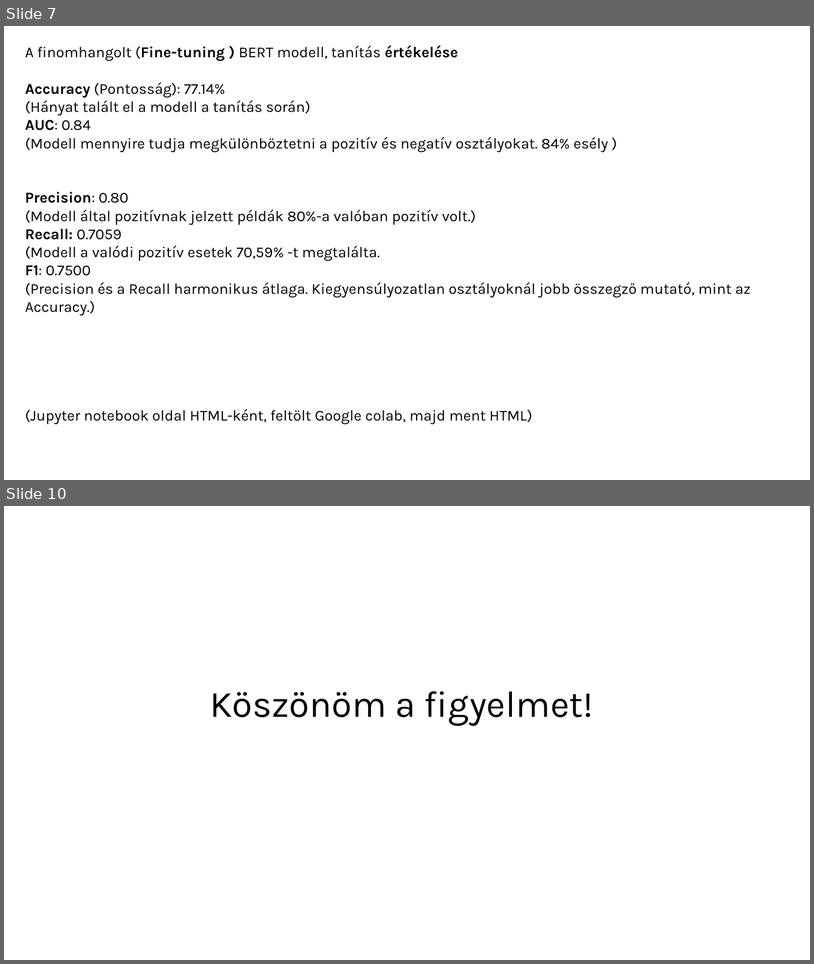
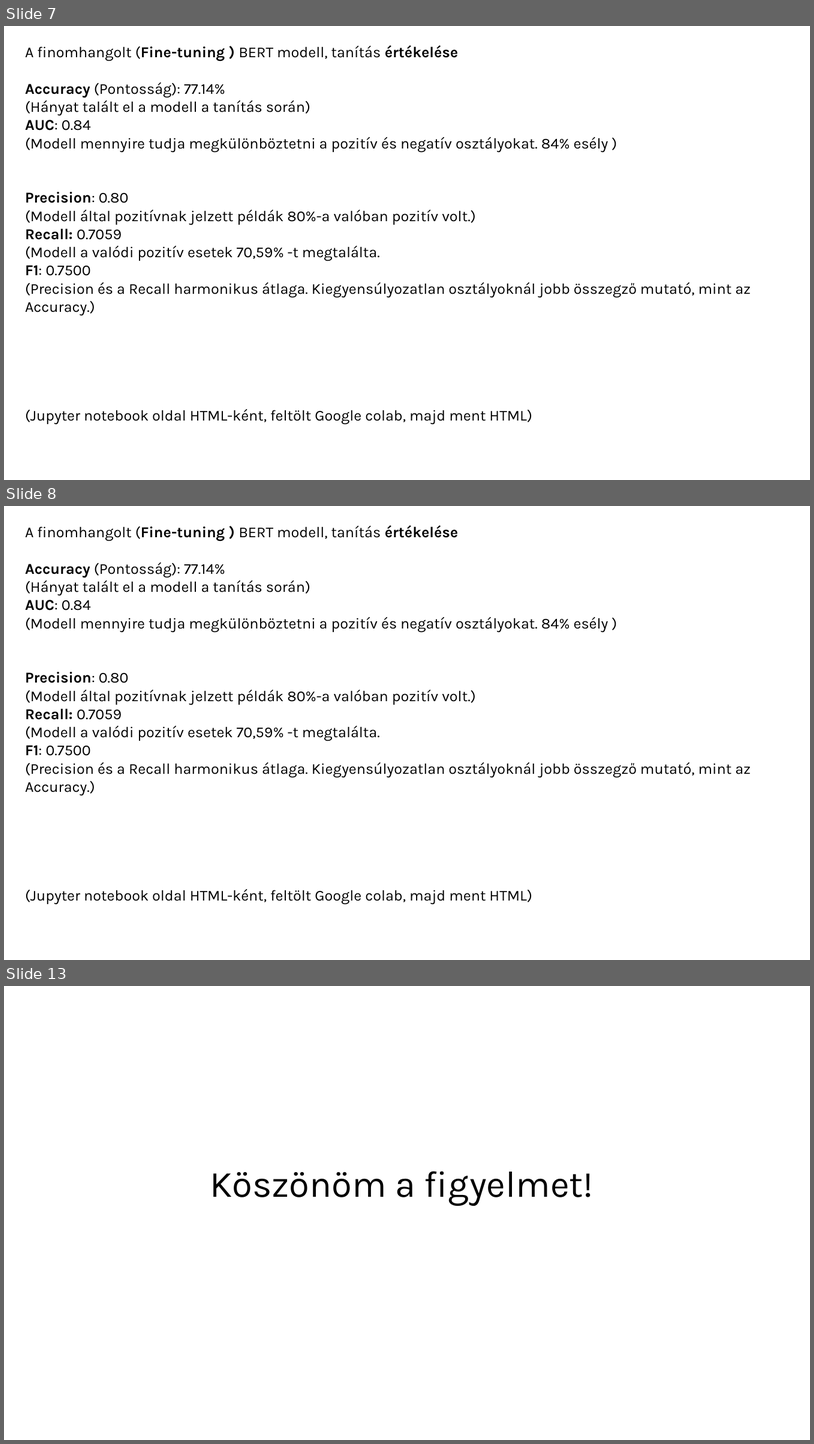
Before and after one commit to minorharpman/erzelemelemzes, a slide deck: Erzelemelemzes.pptx. Shown one above the other, each under a label of ours: slides 7 and 10 before the commit, slides 7, 8 and 13 after it; the slides between them are not shown. The pictures are 814x964 and 814x1444 pixels, drawn with LibreOffice and Linux fonts; fonts in the diff are those of the drawing. Boxes give left, top, right and bottom in pixels: in the first picture for what was removed or moved away, otherwise in the second. Text is boxed around its words. In the diff, an @@ line names an element or a change of style, - is before the commit and + after.

```diff
--- a/Erzelemelemzes.pptx
+++ b/Erzelemelemzes.pptx
@@ slide 8 added at <box>4,506,810,960</box>, background #FFFFFF @@
@@ text added at <box>25,525,751,902</box>, 18 pt, text #000000 @@
+A finomhangolt (Fine-tuning ) BERT modell, tanítás értékelése
+Accuracy (Pontosság): 77.14%
+(Hányat talált el a modell a tanítás során)
+AUC: 0.84
+(Modell mennyire tudja megkülönböztetni a pozitív és negatív osztályokat. 84% esély )
+Precision: 0.80
+(Modell által pozitívnak jelzett példák 80%-a valóban pozitív volt.)
+Recall: 0.7059
+(Modell a valódi pozitív esetek 70,59% -t megtalálta.
+F1: 0.7500
+(Precision és a Recall harmonikus átlaga. Kiegyensúlyozatlan osztályoknál jobb összegző mutató, mint az Accuracy.)
+(Jupyter notebook oldal HTML-ként, feltölt Google colab, majd ment HTML)
@@ what was slide 10 is now slide 13 @@
```
Also in this commit, not shown: 6 slides changed, 2 other slides added, 1 other file.
